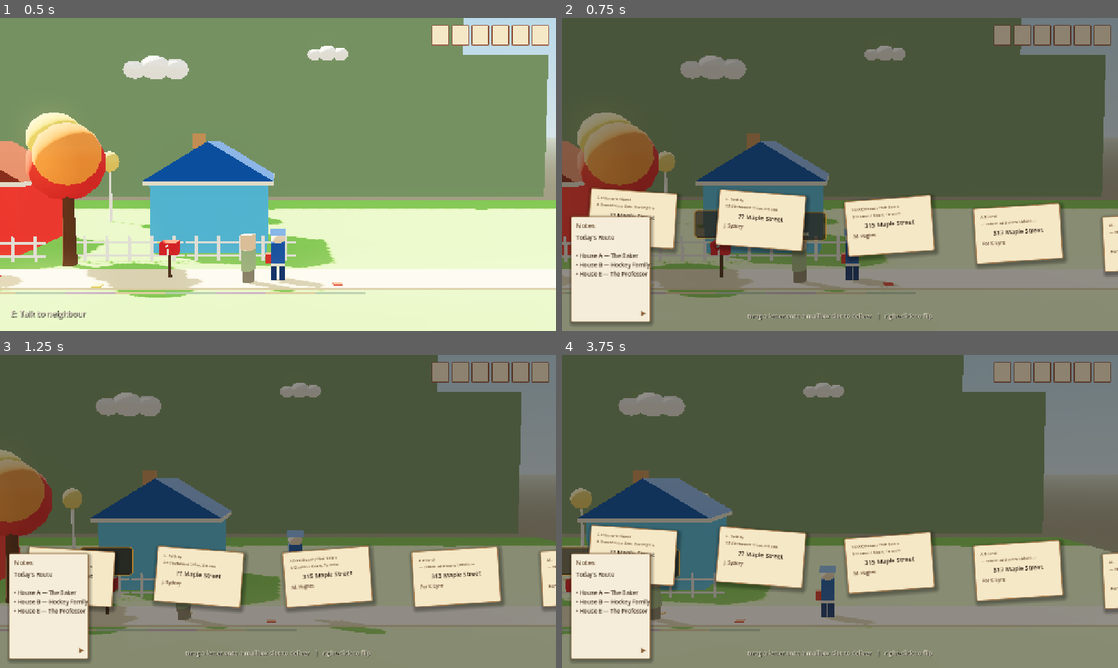
Above: before the commit, frames 1-4 (two rows, left to right).
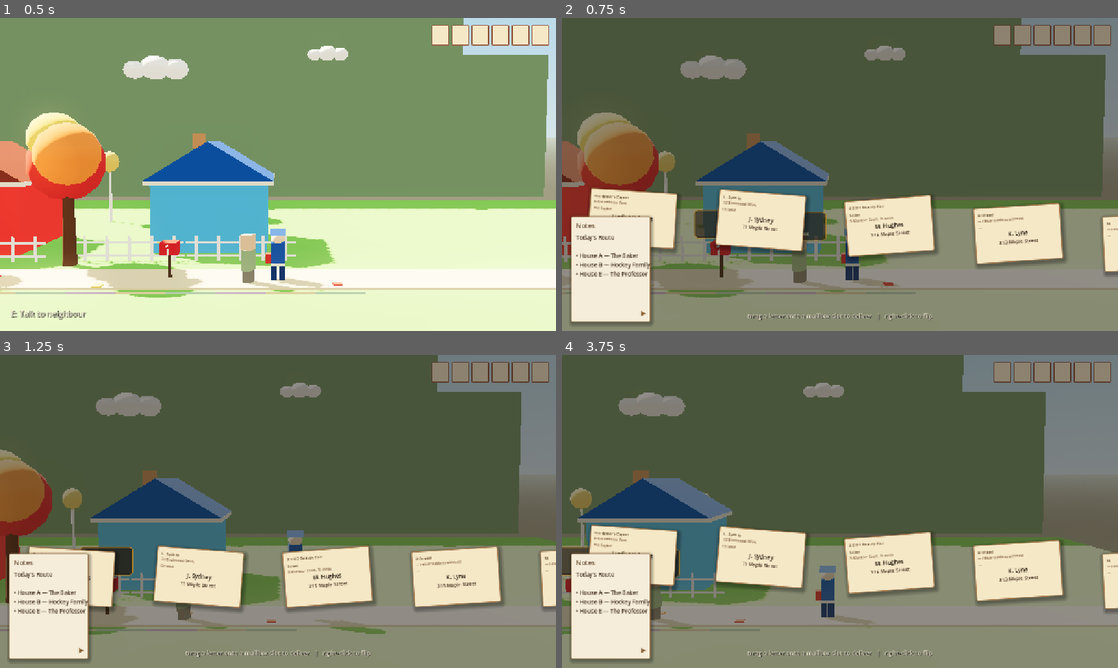
Above: after the commit, the same moments.

Repository: mariam-arab/Mailman
Game: Godot game, scene res://scenes/levels/neighborhood_01.tscn
The game is run twice, just before and just after one commit, with the same random seed, the same clock (stepped at 60 frames per second) and the same inputs.
Inputs (mouse positions are in pixels of both pictures, inside the frame that each line leads up to):
- Up to frame 1 (0.5 s): no input
- Up to frame 2 (0.75 s): tap Enter at 0.5 s; move the mouse to (962, 158) at 0.52 s; hold D (move_right) from 0.53 s (still down); hold Tab (inspect_mail) from 0.53 s (still down); click (962, 158) at 0.67 s
- Up to frame 3 (1.25 s): keep holding D (move_right); keep holding Tab (inspect_mail); tap Space (jump) at 0.77 s
- Up to frame 4 (3.75 s): release D (move_right) at 1.25 s; release Tab (inspect_mail) at 1.25 s; drag from (728, 527) to (812, 574) at 1.27 s; move the mouse to (895, 442) at 2.02 s; hold D (move_right) 2.03-2.75 s; hold Tab (inspect_mail) 2.03-2.75 s; drag from (812, 574) to (673, 464) at 2.77 s; move the mouse to (1006, 558) at 3.52 s; hold A (move_left) from 3.53 s (still down); hold Tab (inspect_mail) from 3.53 s (still down)

Frame 1 is identical in both runs. In frame 2, 1.3% of the frame differs, in the area x 5-100%, y 56-76%; in frame 3, 1.1%; in frame 4, 1.3%.

Commit message:
change level format and hud

Diff:
--- a/scripts/game/level.gd
+++ b/scripts/game/level.gd
@@ -15,11 +15,9 @@
 		"id": "letter_01",
 		"sender_name": "Fisherman's Digest",
 		"sender_address": "14 Harbour Lane, Halifax",
+		"recipient_name": "Thomas Heart",
 		"address_line": "?? Maple Street",
-		"recipient_description":
-			"Thomas Heart",
-		"clue_text":
-			"",
+		"message": "",
 		"correct_house_id": "house_312",
 		"difficulty": 2,
 	},
@@ -27,11 +25,9 @@
 		"id": "letter_02",
 		"sender_name": "Gardener's Digest",
 		"sender_address": "8 Greenhouse Row, Burlington",
+		"recipient_name": "Linda Michaels",
 		"address_line": "?? Maple Street",
-		"recipient_description":
-			"Linda Michaels",
-		"clue_text":
-			"",
+		"message": "",
 		"correct_house_id": "house_316",
 		"difficulty": 1,
 	},
@@ -39,11 +35,9 @@
 		"id": "letter_03",
 		"sender_name": "L. Sydney",
 		"sender_address": "22 Birchwood Drive, Ottawa",
+		"recipient_name": "J. Sydney",
 		"address_line": "?? Maple Street",
-		"recipient_description":
-			"J. Sydney",
-		"clue_text":
-			"",
+		"message": "",
 		"correct_house_id": "house_314",
 		"difficulty": 2,
 	},
@@ -51,11 +45,9 @@
 		"id": "letter_04",
 		"sender_name": "XO XO Beauty Hair Salon",
 		"sender_address": "5 Glamour Court, Toronto",
+		"recipient_name": "M. Hughes",
 		"address_line": "315 Maple Street",
-		"recipient_description":
-			"M. Hughes",
-		"clue_text":
-			"",
+		"message": "",
 		"correct_house_id": "house_315",
 		"difficulty": 1,
 	},
@@ -63,11 +55,9 @@
 		"id": "letter_05",
 		"sender_name": "A Friend",
 		"sender_address": "— return address withheld —",
+		"recipient_name": "K. Lyne",
 		"address_line": "313 Maple Street",
-		"recipient_description":
-			"For K. Lyne",
-		"clue_text":
-			"",
+		"message": "",
 		"correct_house_id": "house_313",
 		"difficulty": 1,
 	},
@@ -75,11 +65,9 @@
 		"id": "letter_06",
 		"sender_name": "M.",
 		"sender_address": "— return address withheld —",
+		"recipient_name": "L. Hughes",
 		"address_line": "311 Maple Street",
-		"recipient_description":
-			"For L. Hughes",
-		"clue_text":
-			"",
+		"message": "",
 		"correct_house_id": "house_311",
 		"difficulty": 1,
 	},
@@ -99,9 +87,9 @@
 		m.id = data["id"]
 		m.sender_name = data["sender_name"]
 		m.sender_address = data["sender_address"]
+		m.recipient_name = data["recipient_name"]
 		m.address_line = data["address_line"]
-		m.recipient_description = data["recipient_description"]
-		m.clue_text = data["clue_text"]
+		m.message = data["message"]
 		m.correct_house_id = data["correct_house_id"]
 		m.difficulty = data["difficulty"]
 		letters.append(m)
--- a/scripts/mail/mail.gd
+++ b/scripts/mail/mail.gd
@@ -6,12 +6,11 @@
 @export var id: String = ""
 @export var sender_name: String = ""
 @export var sender_address: String = ""
-## Vague hint at who lives at the destination — visible on the envelope.
-@export_multiline var recipient_description: String = ""
-## Handwritten note on the back of the envelope. Often the strongest clue.
-@export_multiline var clue_text: String = ""
-## Visible smudged street label, e.g. "?? Maple Street". Address number missing.
+@export var recipient_name: String = ""
+## Destination address shown on the envelope front.
 @export var address_line: String = ""
+## Body of the letter — shown only when the envelope is opened.
+@export_multiline var message: String = ""
 @export var has_wax_seal: bool = false
 ## Which house this letter belongs to. Must match Mailbox.house_id.
 @export var correct_house_id: String = ""
--- a/scripts/ui/hud.gd
+++ b/scripts/ui/hud.gd
@@ -286,33 +286,53 @@
 	card.position         = rest
 	card.rotation_degrees = _envelope_tilt(letter.id)
 
-	# Front
+	# Front — sender block (top-left) + recipient block (centre-bottom)
 	var front := Control.new()
 	front.name = "Front"
 	front.set_anchors_and_offsets_preset(Control.PRESET_FULL_RECT)
 	front.mouse_filter = Control.MOUSE_FILTER_PASS
-	var fv := VBoxContainer.new()
-	fv.name = "VBox"
-	fv.set_anchors_and_offsets_preset(Control.PRESET_FULL_RECT)
-	fv.offset_left = 16; fv.offset_top = 14; fv.offset_right = -16; fv.offset_bottom = -14
-	fv.add_theme_constant_override("separation", 6)
-	var s := Label.new(); s.name = "Sender"
-	s.autowrap_mode = TextServer.AUTOWRAP_WORD
-	s.add_theme_font_size_override("font_size", 9)
-	s.add_theme_color_override("font_color", Color(0.40, 0.28, 0.18, 1))
-	var a := Label.new(); a.name = "Address"
-	a.horizontal_alignment = HORIZONTAL_ALIGNMENT_CENTER
-	a.autowrap_mode = TextServer.AUTOWRAP_WORD
-	a.add_theme_font_size_override("font_size", 14)
-	a.add_theme_color_override("font_color", Color(0.18, 0.12, 0.08, 1))
-	var r := Label.new(); r.name = "Recipient"
-	r.autowrap_mode = TextServer.AUTOWRAP_WORD
-	r.add_theme_font_size_override("font_size", 10)
-	r.add_theme_color_override("font_color", Color(0.35, 0.22, 0.15, 1))
-	fv.add_child(s); fv.add_child(a); fv.add_child(r)
-	front.add_child(fv)
-
-	# Back
+
+	# Sender block (top-left)
+	var from_box := VBoxContainer.new()
+	from_box.name = "FromBox"
+	from_box.set_anchor(SIDE_LEFT,   0.0); from_box.set_anchor(SIDE_TOP,    0.0)
+	from_box.set_anchor(SIDE_RIGHT,  0.6); from_box.set_anchor(SIDE_BOTTOM, 0.5)
+	from_box.offset_left = 10; from_box.offset_top = 10
+	from_box.offset_right = -4; from_box.offset_bottom = 0
+	from_box.add_theme_constant_override("separation", 1)
+	var sn := Label.new(); sn.name = "SenderName"
+	sn.autowrap_mode = TextServer.AUTOWRAP_WORD
+	sn.add_theme_font_size_override("font_size", 9)
+	sn.add_theme_color_override("font_color", Color(0.35, 0.24, 0.14, 1))
+	var sa := Label.new(); sa.name = "SenderAddr"
+	sa.autowrap_mode = TextServer.AUTOWRAP_WORD
+	sa.add_theme_font_size_override("font_size", 8)
+	sa.add_theme_color_override("font_color", Color(0.48, 0.34, 0.22, 1))
+	from_box.add_child(sn); from_box.add_child(sa)
+	front.add_child(from_box)
+
+	# Recipient block (centre, lower half)
+	var to_box := VBoxContainer.new()
+	to_box.name = "ToBox"
+	to_box.set_anchor(SIDE_LEFT,   0.0); to_box.set_anchor(SIDE_TOP,    0.42)
+	to_box.set_anchor(SIDE_RIGHT,  1.0); to_box.set_anchor(SIDE_BOTTOM, 1.0)
+	to_box.offset_left = 12; to_box.offset_top = 0
+	to_box.offset_right = -12; to_box.offset_bottom = -10
+	to_box.add_theme_constant_override("separation", 2)
+	var rn := Label.new(); rn.name = "RecipientName"
+	rn.horizontal_alignment = HORIZONTAL_ALIGNMENT_CENTER
+	rn.autowrap_mode = TextServer.AUTOWRAP_WORD
+	rn.add_theme_font_size_override("font_size", 13)
+	rn.add_theme_color_override("font_color", Color(0.12, 0.08, 0.04, 1))
+	var ra := Label.new(); ra.name = "RecipientAddr"
+	ra.horizontal_alignment = HORIZONTAL_ALIGNMENT_CENTER
+	ra.autowrap_mode = TextServer.AUTOWRAP_WORD
+	ra.add_theme_font_size_override("font_size", 11)
+	ra.add_theme_color_override("font_color", Color(0.25, 0.16, 0.10, 1))
+	to_box.add_child(rn); to_box.add_child(ra)
+	front.add_child(to_box)
+
+	# Back — message (shown when envelope is opened)
 	var back := Control.new()
 	back.name = "Back"; back.visible = false
 	back.set_anchors_and_offsets_preset(Control.PRESET_FULL_RECT)
@@ -323,15 +343,15 @@
 	bv.offset_left = 18; bv.offset_top = 16; bv.offset_right = -18; bv.offset_bottom = -16
 	bv.add_theme_constant_override("separation", 8)
 	var ch := Label.new()
-	ch.text = "— scrawled on the back —"
+	ch.text = "— message —"
 	ch.horizontal_alignment = HORIZONTAL_ALIGNMENT_CENTER
 	ch.add_theme_font_size_override("font_size", 10)
 	ch.add_theme_color_override("font_color", Color(0.42, 0.30, 0.20, 1))
-	var cl := Label.new(); cl.name = "Clue"
-	cl.autowrap_mode = TextServer.AUTOWRAP_WORD
-	cl.add_theme_font_size_override("font_size", 11)
-	cl.add_theme_color_override("font_color", Color(0.18, 0.12, 0.08, 1))
-	bv.add_child(ch); bv.add_child(cl)
+	var ml := Label.new(); ml.name = "Message"
+	ml.autowrap_mode = TextServer.AUTOWRAP_WORD
+	ml.add_theme_font_size_override("font_size", 11)
+	ml.add_theme_color_override("font_color", Color(0.18, 0.12, 0.08, 1))
+	bv.add_child(ch); bv.add_child(ml)
 	back.add_child(bv)
 
 	card.add_child(front)
@@ -347,12 +367,13 @@
 	back.visible  = showing_back
 	if showing_back:
 		card.add_theme_stylebox_override("panel", _sty_env_bk)
-		back.get_node("VBox/Clue").text = letter.clue_text
+		back.get_node("VBox/Message").text = letter.message
 	else:
 		card.add_theme_stylebox_override("panel", _sty_env)
-		front.get_node("VBox/Sender").text    = "%s\n%s" % [letter.sender_name, letter.sender_address]
-		front.get_node("VBox/Address").text   = letter.address_line
-		front.get_node("VBox/Recipient").text = letter.recipient_description
+		front.get_node("FromBox/SenderName").text = letter.sender_name
+		front.get_node("FromBox/SenderAddr").text = letter.sender_address
+		front.get_node("ToBox/RecipientName").text = letter.recipient_name
+		front.get_node("ToBox/RecipientAddr").text = letter.address_line
 
 
 # ── delivery slots (live, updated every frame while overlay is open) ──────────
